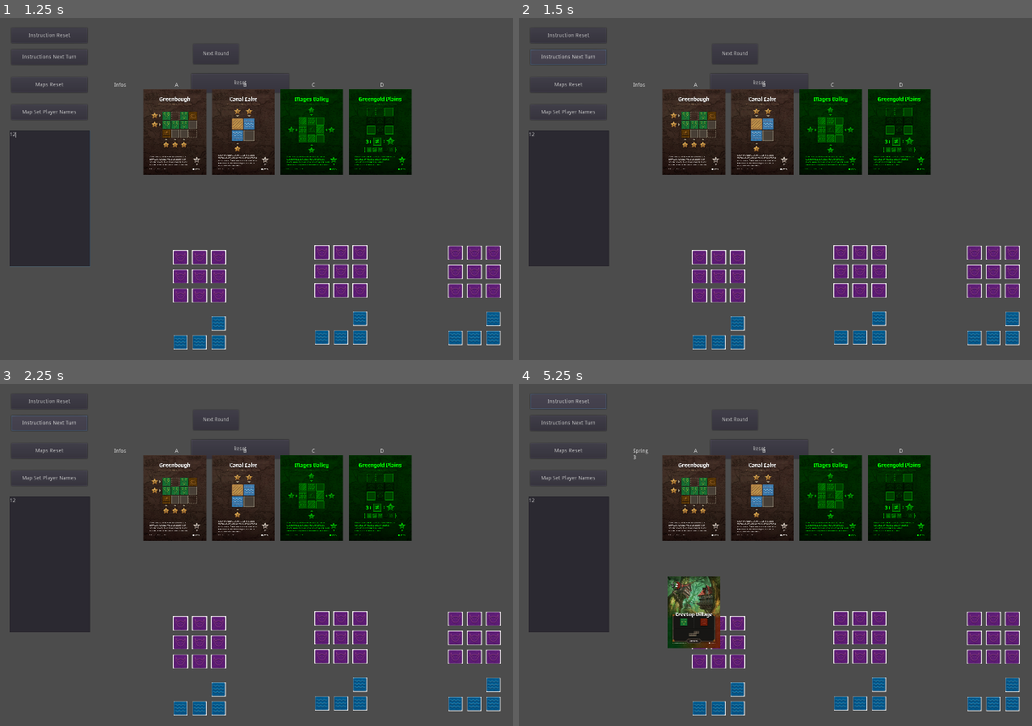
Above: before the commit, frames 1-4 (two rows, left to right).
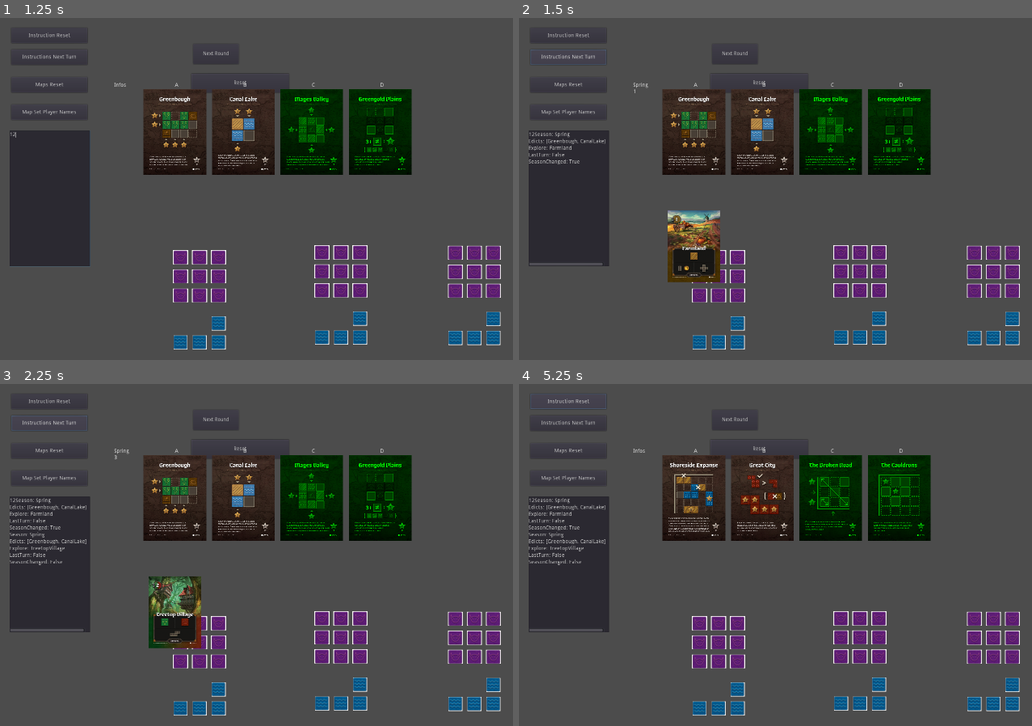
Above: after the commit, the same moments.

Repository: gilde-der-nacht/game-jam-2022
Game: Godot game, scene res://Board.tscn
Two runs of this game, one before a commit and one after it. Both use one fixed random seed, a clock stepped at 60 frames per second and the inputs below.
Inputs (mouse positions are in pixels of both pictures, inside the frame that each line leads up to):
- Up to frame 1 (1.25 s): click (51, 199) at 0.52 s; type "12" at 0.6 s
- Up to frame 2 (1.5 s): click "Instructions Next Turn" at 1.25 s
- Up to frame 3 (2.25 s): click "Instructions Next Turn" at 2 s
- Up to frame 4 (5.25 s): click "Next Round" at 2.75 s; click "Next Round" at 3.5 s; click "Map Set Player Names" at 4.25 s; click "Instruction Reset" at 5 s

Frame 1 is identical in both runs. In frame 2, 2.5% of the frame differs, in the area x 1-40%, y 18-78%; in frame 3, 2.7%; in frame 4, 5.7%, in the area x 1-79%, y 18-78%.
Error before the commit: Parse Error: Expected indented block after "for". (res://MapFunctions.gd:65)

Commit message:
MapFunctions: search for clusters

Diff:
--- a/Cartographer/MapFunctions.gd
+++ b/Cartographer/MapFunctions.gd
@@ -56,19 +56,52 @@
 	var b = map[y + 1][x] if y < (dim - 1) else BO
 	return {center = c, left = l, right = r, top = t, bottom = b}
 
-# TODO instead of repeating half of the code, rotate board and call the same score function twice?
+static func clusters_find_unchecked(dim, map_checked):
+	for y in range(dim):
+		for x in range(dim):
+			if !map_checked[y][x]:
+				return {x = x, y = y}
+	return null
+
+static func clusters_size(dim, map, what, map_checked, x, y):
+	if map_checked[y][x]:
+		return 0
+	map_checked[y][x] = true
+	if map[y][x] != what:
+		return 0
+	var size = 1
+	size += clusters_size(dim, map, what, map_checked, x - 1, y) if x > 0 else 0
+	size += clusters_size(dim, map, what, map_checked, x, y - 1) if y > 0 else 0
+	size += clusters_size(dim, map, what, map_checked, x + 1, y) if x < (dim - 1) else 0
+	size += clusters_size(dim, map, what, map_checked, x, y + 1) if y < (dim - 1) else 0
+	return size
+
+static func clusters(dim, map, what):
+	var map_checked = create(dim, false)
+
+	var result = []
+	for n in range(dim * dim): # impossible to have more cluster than cells
+		var unchecked = clusters_find_unchecked(dim, map_checked)
+		if unchecked == null:
+			break
+		var size = clusters_size(dim, map, what, map_checked, unchecked.x, unchecked.y)
+		if size > 0:
+			result.append(size)
+
+	return result
+
 static func score_greenbough(dim, map):
 	check(dim, map)
 	var score = 0
 
 	for swapXY in [false, true]:
-	for y in range(dim):
-		var at_least_one = false
-		for x in range(dim):
+		for y in range(dim):
+			var at_least_one = false
+			for x in range(dim):
 				if neighbours(dim, map, x, y, swapXY).center == FO:
-				at_least_one = true
-		if at_least_one:
-			score += 1
+					at_least_one = true
+			if at_least_one:
+				score += 1
 
 	return score
 
@@ -128,13 +161,13 @@
 	var score = 0
 
 	for swapXY in [false, true]:
-	for y in range(dim):
-		var complete = true
-		for x in range(dim):
+		for y in range(dim):
+			var complete = true
+			for x in range(dim):
 				if neighbours(dim, map, x, y, swapXY).center == EM:
-				complete = false
-		if complete:
-			score += 6
+					complete = false
+			if complete:
+				score += 6
 
 	return score
 
@@ -211,3 +244,4 @@
 	assert(score_the_broken_road(3, [[WA, EM, WA], [EM, WA, EM], [WA, EM, WA]]) == 6)
 	assert(score_canal_lake(2, [[FA, WA], [WA, FO]]) == 3)
 	assert(score_lost_barony(3, [[WA, WA, EM], [WA, WA, WA], [EM, WA, EM]]) == 2)
+	#print(clusters(4, [[EM, EM, EM, WA], [EM, WA, WA, WA], [WA, EM, EM, EM], [WA, EM, EM, WA]], WA))
